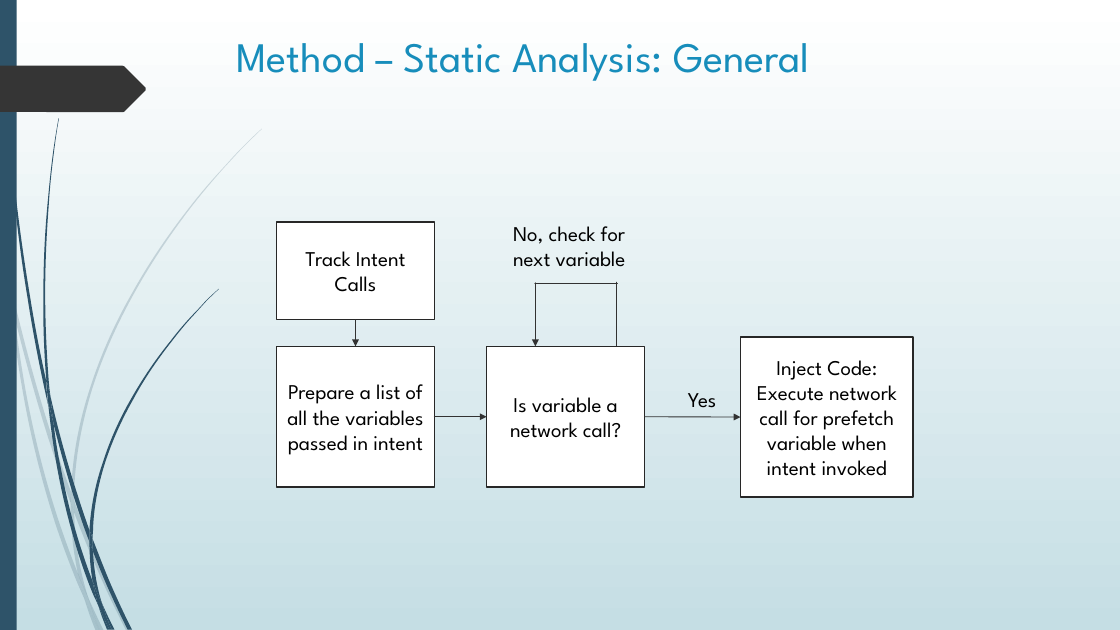
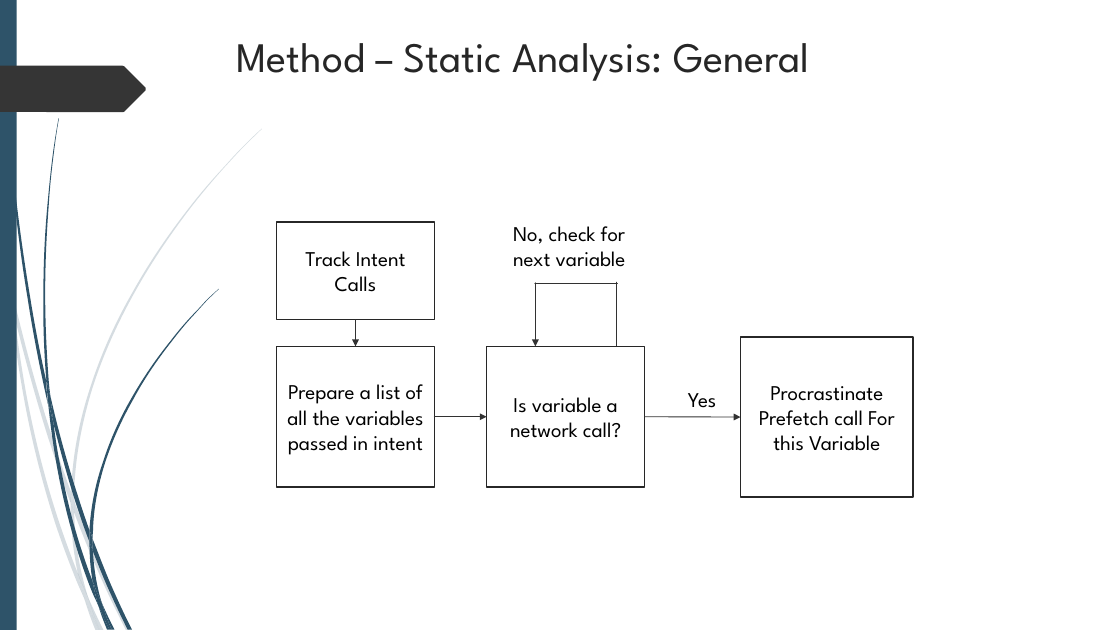
Before and after one commit to shahamish150294/PrefetchProcrastinatorAndroid, a slide deck: slide 6 of Prefetch Procrastinator Final Presentation.pptx (slide 12 before the commit). Drawn at 1120x630 pixels with LibreOffice and Linux fonts; fonts in the diff are those of the drawing. Boxes give left, top, right and bottom in pixels: in the first picture for what was removed or moved away, otherwise in the second. Text is boxed around its words. In the diff, an @@ line names an element or a change of style, - is before the commit and + after.

```diff
--- a/Prefetch Procrastinator Final Presentation.pptx
+++ b/Prefetch Procrastinator Final Presentation.pptx
@@ background gradient #FFFFFF to #C5DEE5 to #FFFFFF @@
@@ text "Method – Static Analysis: General" at (236, 43, 809, 81): text colour #178DBB to #262626 @@
@@ text in rectangle at (759, 386, 895, 451): text changed @@
-Inject Code: Execute network call for prefetch variable when intent invoked
+Procrastinate Prefetch call For this Variable
```
Also in this commit, not shown: 14 other slides changed, 6 slides removed.
